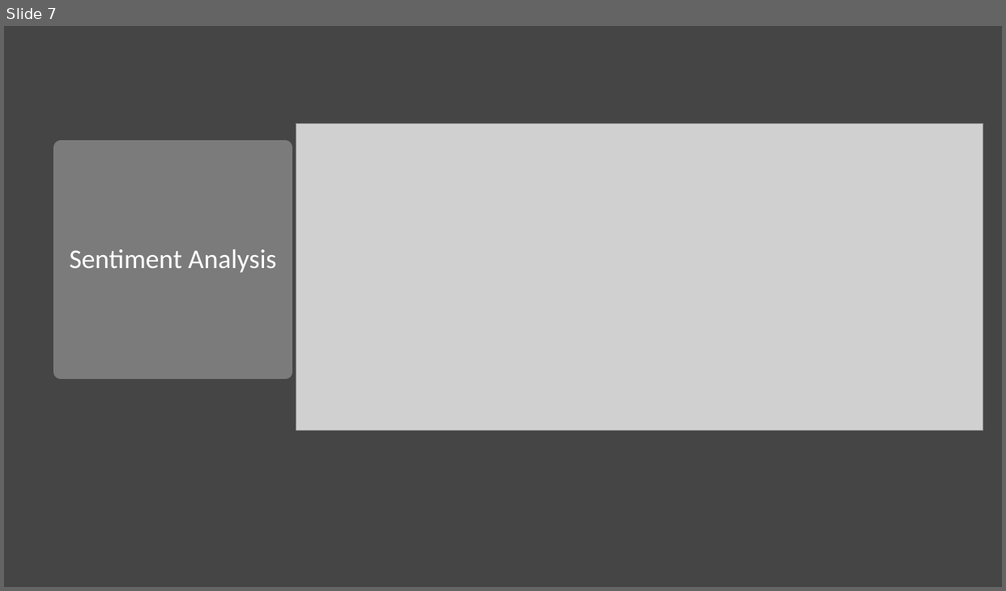
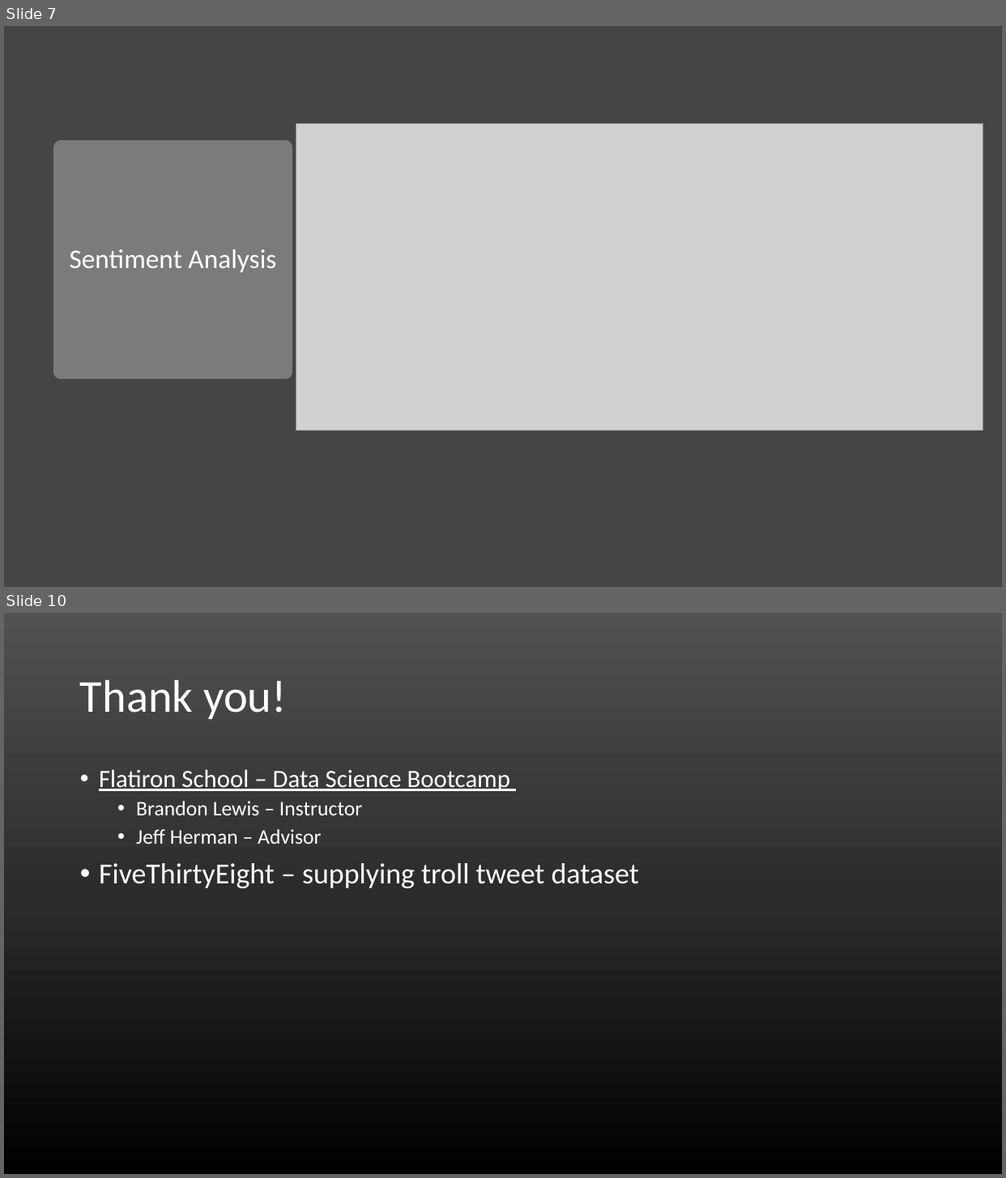
Before and after one commit to jirvingphd/dsc-4-final-project-online-ds-ft-021119, a slide deck: presentation.pptx. Shown one above the other, each under a label of ours: slide 7 before the commit, slides 7 and 10 after it; the slides between them are not shown. The pictures are 1006x591 and 1006x1178 pixels, drawn with LibreOffice and Linux fonts; fonts in the diff are those of the drawing; grey boxes stand for pictures. Boxes give left, top, right and bottom in pixels: in the first picture for what was removed or moved away, otherwise in the second. Text is boxed around its words. In the diff, an @@ line names an element or a change of style, - is before the commit and + after.

```diff
--- a/presentation.pptx
+++ b/presentation.pptx
@@ slide 10 added at (4,613,1002,1174), background gradient #515151 to #2E2E2E to #000000 @@
@@ title added at (80,680,287,719), 44 pt, text #FFFFFF @@
+Thank you!
@@ text added at (99,769,639,888), 28 pt, text #FFFFFF @@
+• Flatiron School – Data Science Bootcamp
+  • Brandon Lewis – Instructor
+  • Jeff Herman – Advisor
+• FiveThirtyEight – supplying troll tweet dataset
```
Also in this commit, not shown: 3 slides changed, 2 other slides added, 1 slide removed, 3 other files.
